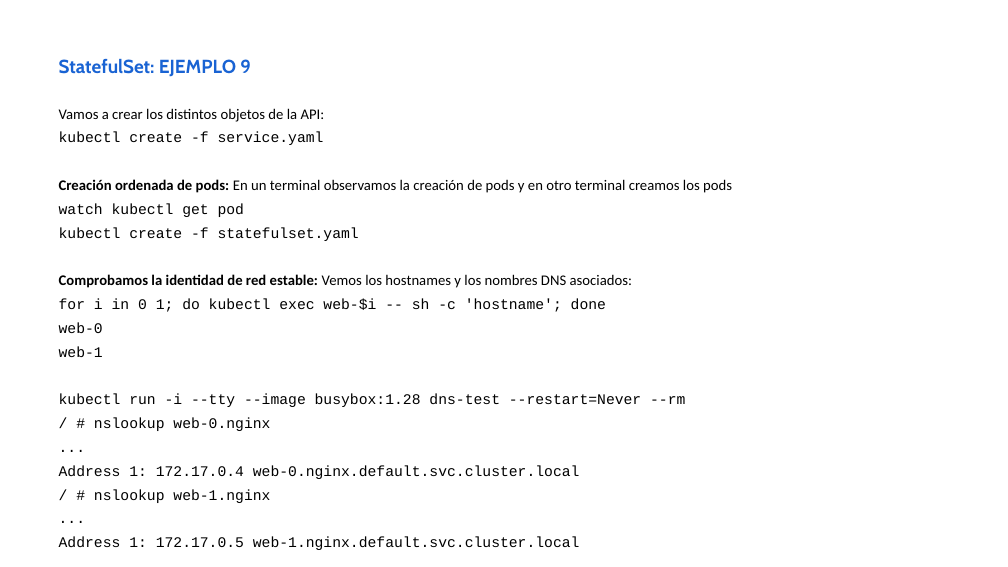
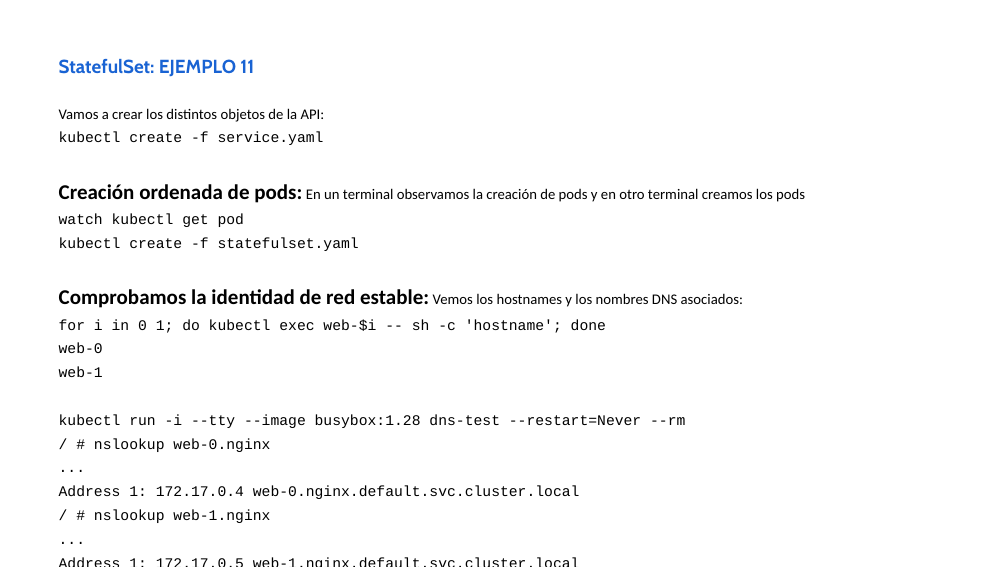
Before and after one commit to iesgn/curso_kubernetes_2020, a slide deck: slide 19 of unidad4/presentacion_unidad4.odp. Drawn at 1008x567 pixels with LibreOffice and Linux fonts; fonts in the diff are those of the drawing. Boxes give left, top, right and bottom in pixels: in the first picture for what was removed or moved away, otherwise in the second. Text is boxed around its words. In the diff, an @@ line names an element or a change of style, - is before the commit and + after.

```diff
--- a/unidad4/presentacion_unidad4.odp
+++ b/unidad4/presentacion_unidad4.odp
@@ text at bbox=[59, 59, 254, 77]: text changed @@
-StatefulSet: EJEMPLO 9
+StatefulSet: EJEMPLO 11
@@ text at bbox=[59, 184, 805, 308]: size 14 to 20 pt in "Creación ordenada de pods:", "Comprobamos la identidad de red estable:" @@
```
Also in this commit, not shown: 14 other slides changed, 1 slide added, 3 other files.
